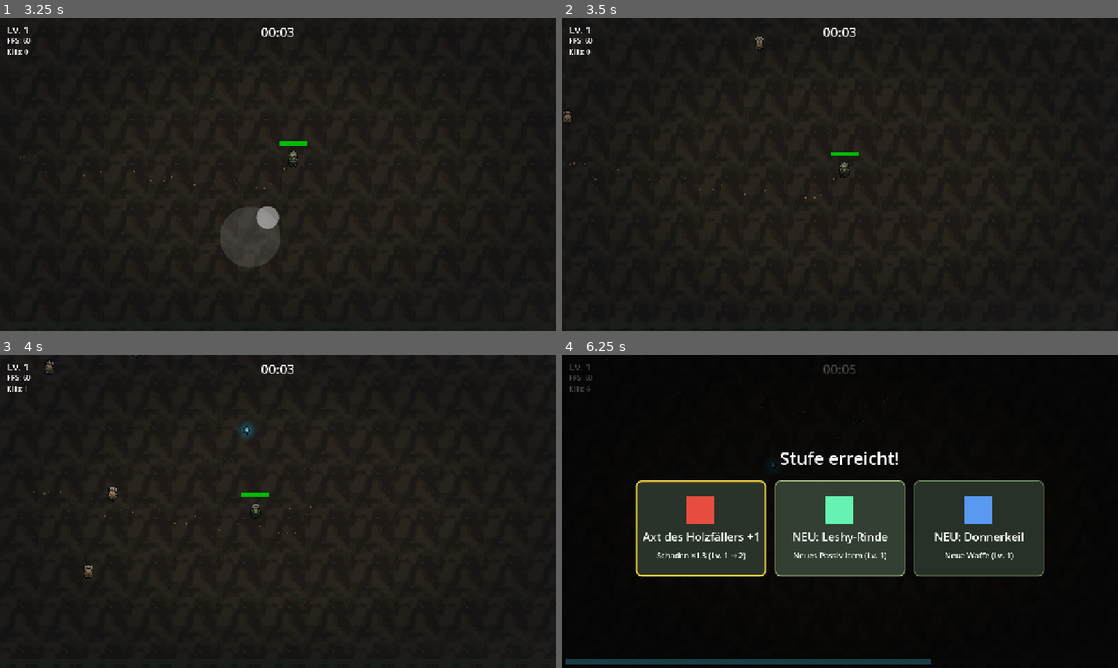
Above: before the commit, frames 1-4 (two rows, left to right).
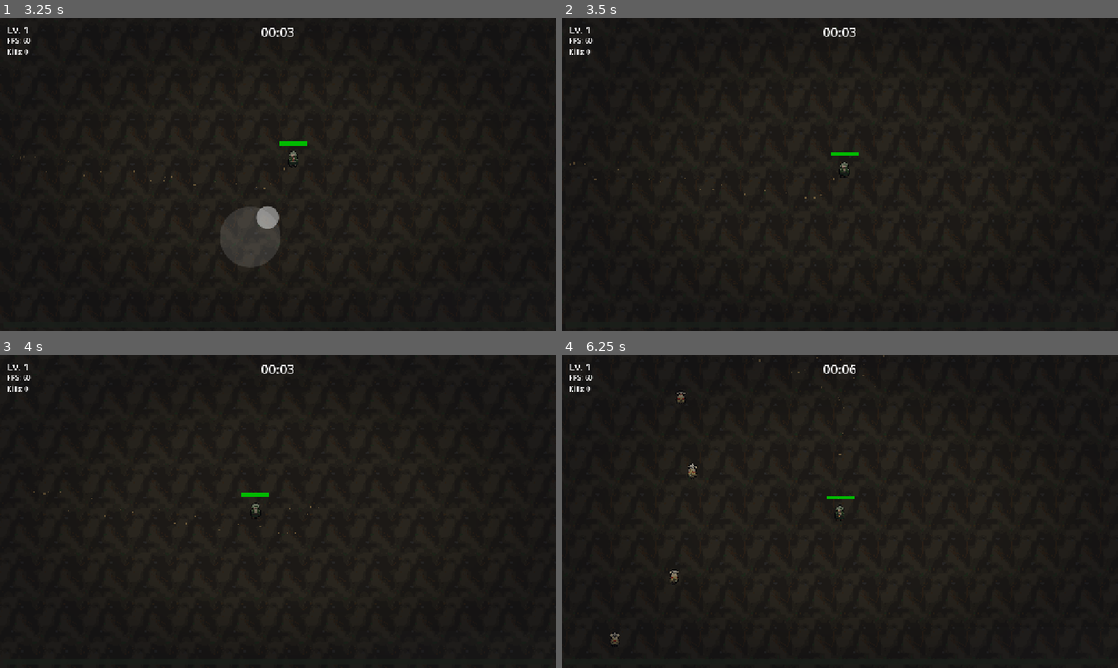
Above: after the commit, the same moments.

Repository: Lohreck/folk_survivor
Game: Godot game, scene res://scenes/main.tscn
The game is run twice, just before and just after one commit, with the same random seed, the same clock (stepped at 60 frames per second) and the same inputs.
Inputs (mouse positions are in pixels of both pictures, inside the frame that each line leads up to):
- Up to frame 1 (3.25 s): tap Enter (ui_accept) at 0.5, 0.77, 1.25 s; move the mouse to (400, 158) at 0.52 s; hold D (move_right) 0.53-1.25 s; tap R at 0.6, 2.1 s; click (400, 158) at 0.67 s; drag from (166, 190) to (305, 177) at 1.27 s; move the mouse to (333, 105) at 2.02 s; hold D (move_right) 2.03-2.75 s; drag from (250, 237) to (305, 174) at 2.77 s
- Up to frame 2 (3.5 s): no input
- Up to frame 3 (4 s): move the mouse to (444, 558) at 3.52 s; hold A (move_left) from 3.53 s (still down); tap R at 3.6 s; tap Enter (ui_accept) at 3.77 s
- Up to frame 4 (6.25 s): release A (move_left) at 4.25 s; drag from (673, 464) to (812, 511) at 4.27 s; move the mouse to (867, 511) at 5.02 s; hold S (move_down) 5.03-5.75 s; tap R at 5.1 s; click (867, 511) at 5.17 s; drag from (756, 433) to (806, 489) at 5.77 s

Frame 1 is identical in both runs. In frame 2, less than 0.1% of the frame differs, in the area x 0-37%, y 5-34%; in frame 3, 0.2%; in frame 4, 32%, in the area x 0-100%, y 0-99%.

Commit message:
Kikimora-Tempo 1.15 → 0.69 (−40 %, Playtest-Feedback)
- Kikimora war mit 230 px/s schneller als der Spieler (200 px/s), jetzt 138 px/s
- Fernkämpfer (Domovoi/Aitvaras) laut Feedback unverändert passend
- Docs synchron: Balancing §2, Technisches Setup §3.2, Kommentare enemy_data/test_enemy
- Tests: m2c1 6/0, m2c2 9/0, m2c3 7/0, Input 20/0

Diff:
--- a/resources/enemies/enemy_data.gd
+++ b/resources/enemies/enemy_data.gd
@@ -15,7 +15,7 @@
 @export var scene: PackedScene
 @export var base_hp: float = 8.0
 @export var base_damage: float = 5.0
-## Multiplikator auf Spieler-Basistempo (200 px/s), z. B. 1.15 = Kikimora.
+## Multiplikator auf Spieler-Basistempo (200 px/s), z. B. 0.69 = Kikimora.
 @export var speed_multiplier: float = 1.15
 @export var xp_value: int = 2
 @export var gold_value: float = 0.06       # fractional (Balancing §2)
--- a/resources/enemies/kikimora.tres
+++ b/resources/enemies/kikimora.tres
@@ -9,7 +9,7 @@
 role = 0
 base_hp = 8.0
 base_damage = 5.0
-speed_multiplier = 1.15
+speed_multiplier = 0.69
 xp_value = 2
 gold_value = 0.06
 spawn_weight = 78.0
--- a/scenes/enemies/test_enemy.gd
+++ b/scenes/enemies/test_enemy.gd
@@ -8,7 +8,7 @@
 ##   Der Kontaktschaden wird deshalb im Spieler gepollt (get_overlapping_areas),
 ##   nicht über area_entered auf dem Gegner.
 
-## Multiplikator auf Spieler-Basistempo (200 px/s), z. B. 1.15 = Kikimora.
+## Multiplikator auf Spieler-Basistempo (200 px/s), z. B. 0.69 = Kikimora.
 ## Wird beim Spawn aus EnemyData.effective_move_speed() gesetzt.
 @export var move_speed := 230.0
 ## Basis-HP (wird beim Spawn aus EnemyData gesetzt, Kikimora = 8).
Not shown, changed: docs/Balancing_Gegner_Spawnkurven_v0.1.md
Not shown, changed: docs/Technisches_Setup_Daten-Schemas_v0.1.md
